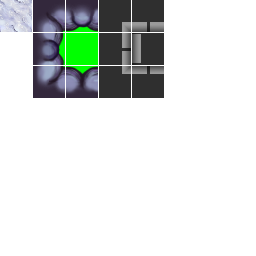
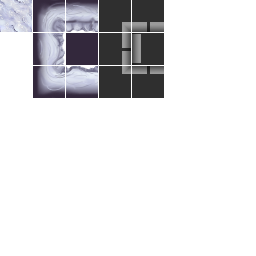
Layer changes from the first 256px x 256px image to the second:
added group "Group 1" with 6 layers above "Ice Walls 2" over <box>33,0,98,98</box>
added layer "cave_walls_painted copy 12" in group "Group 1" over <box>35,0,65,32</box>
added layer "cave_walls_painted copy 11" in group "Group 1" over <box>33,33,65,65</box>
added layer "cave_walls_painted copy 10" in group "Group 1" over <box>33,66,65,98</box>
added layer "cave_walls_painted copy 9" in group "Group 1" over <box>66,0,98,32</box>
added layer "cave_walls_painted" (1st of 3, in "Group 1") in group "Group 1" over <box>66,66,98,95</box>
added layer "Layer 7" in group "Group 1" over <box>66,33,98,65</box>
hid group "Ice Walls 2" (5 layers) over <box>33,0,98,98</box>
hid "Layer 3 copy" over <box>66,0,98,95</box>
hid "Layer 3" over <box>33,0,98,98</box>
